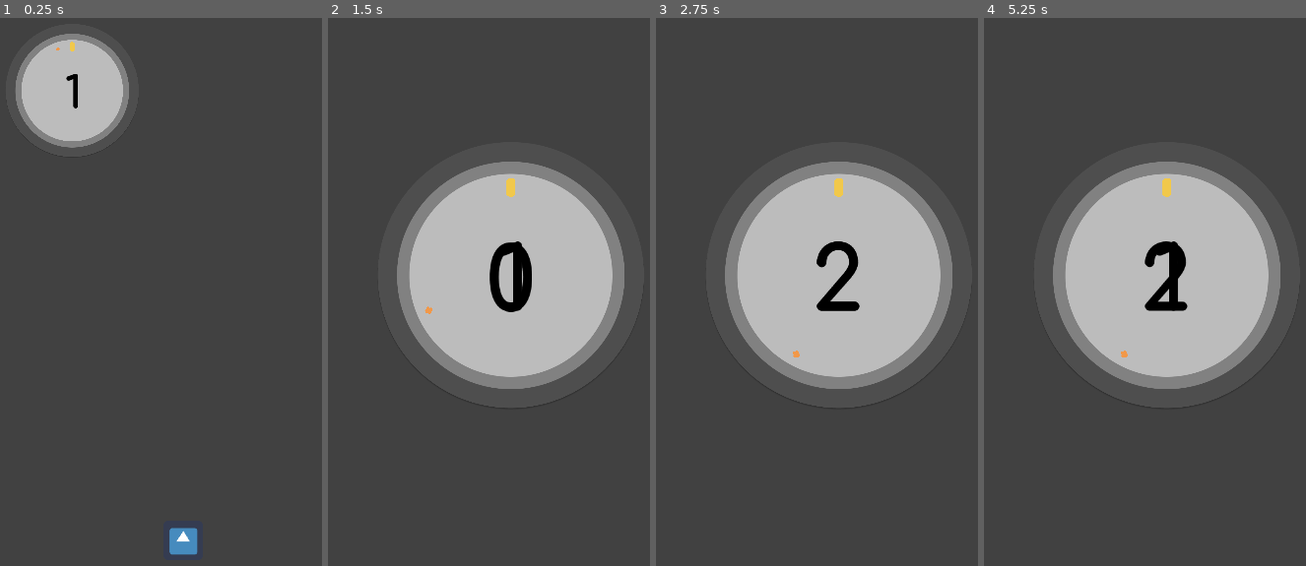
Above: before the commit, frames 1-4 (left to right).
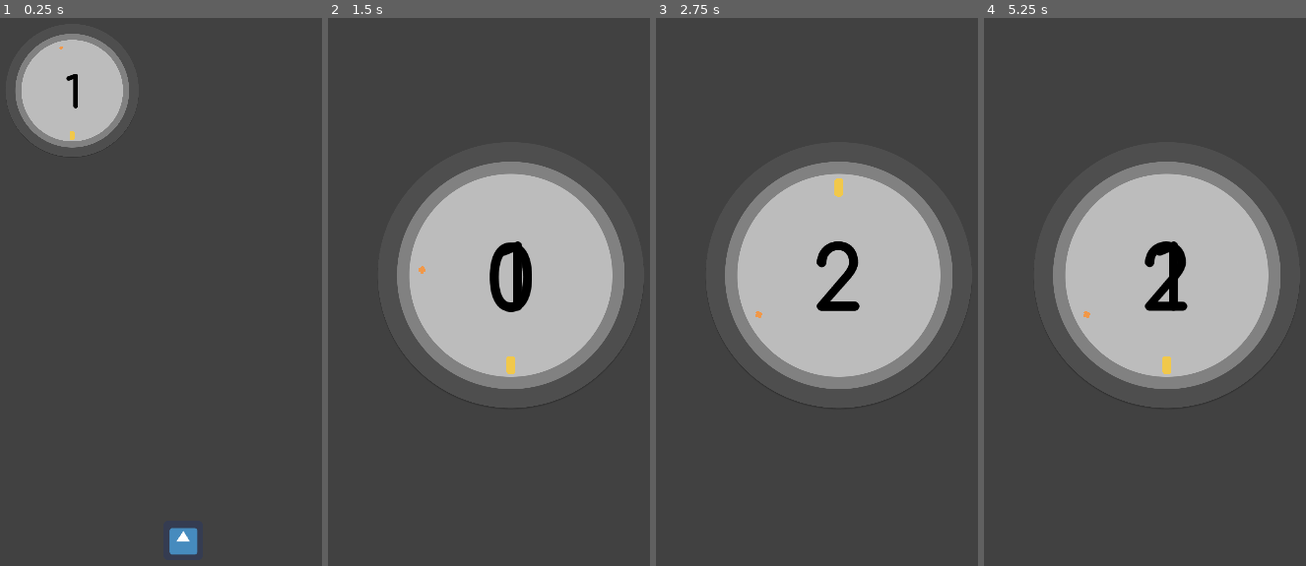
Above: after the commit, the same moments.

Repository: takecare/popthelock
Game: Godot game, scene res://scenes/Start.tscn
Two runs of this game, one before a commit and one after it. Both use one fixed random seed, a clock stepped at 60 frames per second and the inputs below. The engine's default icon, where the game draws it, is replaced by a stand-in: a white triangle on a blue panel in a dark square.
Inputs (mouse positions are in pixels of both pictures, inside the frame that each line leads up to):
- Up to frame 1 (0.25 s): no input
- Up to frame 2 (1.5 s): click (511, 538) at 0.5 s; tap Enter at 1.25 s; move the mouse to (608, 259) at 1.27 s; hold W from 1.28 s (still down); tap N at 1.35 s
- Up to frame 3 (2.75 s): tap Space at 2 s; move the mouse to (749, 341) at 2.02 s; release W at 2.03 s; hold S from 2.03 s (still down); click (749, 341) at 2.1 s; tap N at 2.3 s
- Up to frame 4 (5.25 s): tap Enter at 2.75, 4.25 s; move the mouse to (1212, 127) at 2.77 s; release S at 2.78 s; hold W 2.78-4.28 s; tap N at 2.85, 3.8, 4.55 s; tap Space at 3.5, 5 s; move the mouse to (1145, 456) at 3.52 s; tap G at 3.6 s; move the mouse to (1299, 418) at 4.27 s; hold S from 4.28 s (still down); tap H at 4.35 s; move the mouse to (1035, 182) at 5.02 s; tap J at 5.1 s

The runs differ from the first frame. In frame 1, less than 0.1% of the frame differs, in the area x 17-24%, y 4-23%; in frame 2, 0.2%, in the area x 28-59%, y 29-65%; in frame 3, less than 0.1%; in frame 4, 0.2%.
Error before the commit: Invalid call. Nonexistent function 'set_rotation_around'. (res://scripts/Target.gd:21)

Commit message:
replace previous rotation methods with trig-based ones

Diff:
--- a/scripts/Crosshair.gd
+++ b/scripts/Crosshair.gd
@@ -23,8 +23,7 @@
 # instead of just one
 
 func increase_rotation_around(point: Vector2, angle: float):
-  .increase_rotation_around(point, angle)
-#  print("> XHAIR: set rotation to " + str(angle))
+  .set_rotation_around(point, angle)
 
 func _on_Target_area_entered(_area: Area2D) -> void:
   is_inside = true
--- a/scripts/Main.gd
+++ b/scripts/Main.gd
@@ -16,7 +16,7 @@
 
 const progression = [1, 3, 5, 7, 9, 11, 13]
 
-export(float) var initial_speed = 15
+export(float) var initial_speed = 1
 export(float) var rotation_step = 5
 export(float) var yOffset = 74
 
@@ -47,10 +47,13 @@
   score.center_on(lock_center)
   score.set_score(count)
   randomize()
+  target.set_rotation_around(lock_center, deg2rad(180))
 
 func _process(delta: float) -> void:
   if should_crosshair_rotate:
-    var angle = rotation_step * crosshair_speed * delta * crosshair_rotation_direction
+    var _angle = rotation_step * crosshair_speed * delta * crosshair_rotation_direction
+    #var angle = angle + 0.25 * delta
+    var angle = crosshair_speed * delta * crosshair_rotation_direction
     crosshair.increase_rotation_around(lock_center, angle)
 
 func _physics_process(_delta: float) -> void:
@@ -62,8 +65,6 @@
   print("[MAIN] HIT score="+str(score.get_score())+", count="+str(count)+", level="+str(level)+". in progress? "+str($Game/Score.in_progress)+". resting? "+str($Game/Score.mode == 0))
   if $Game/Score.in_progress:
     return
-  crosshair_speed += 3 # TODO increase speed at reasonable pace
-  crosshair_rotation_direction *= -1
   decrease_count()
   if count == 0:
     increase_level()
@@ -77,10 +78,14 @@
   level += 1
   if level >= len(progression):
       return
+
+  crosshair_speed += initial_speed # TODO increase speed at reasonable pace
+  crosshair_rotation_direction *= -1
+
   count = progression[level]
   score.next_level(count) # score.set_score(count)
   # TODO next angle has to place the target in the same direction as the xhair's movement
-  target.set_rotation_around(lock_center, randi() % 360)
+  target.set_rotation_around(lock_center, deg2rad(randi() % 360))
 
 func _on_Crosshair_target_missed() -> void:
   if !is_playing:
@@ -95,7 +100,7 @@
 func reset_target() -> void:
   #score.reset()
   should_crosshair_rotate = false
-  target.set_rotation_around(lock_center, 0)
+  target.reset()
   # ^ it seems that rotation is cumulative so when we call set_rotation_around(x)
   # we're just adding to the rotation that is already there
 
--- a/scripts/Rotatable.gd
+++ b/scripts/Rotatable.gd
@@ -1,7 +1,31 @@
 extends Area2D
 
-func increase_rotation_around(point: Vector2, angle: float):
-  var rot = deg2rad(angle)
-  global_translate(-point)
-  transform = transform.rotated(rot)
-  global_translate(point)
+var _last_angle: float = 0.0
+
+func set_rotation_around(point: Vector2, angle: float):
+  _rotate(point, angle)
+
+func _rotate(around: Vector2, angle: float):
+  _rotate_around(around, angle)
+  _rotate_facing(around)
+  _last_angle = angle
+
+
+func _rotate_around(point: Vector2, angle: float):
+  var distX = position.x - point.x
+  var distY = position.y - point.y
+  var rotatedX = cos(angle) * distX - sin(angle) * distY + point.x;
+  var rotatedY = sin(angle) * distX + cos(angle) * distY + point.y;
+  position = Vector2(rotatedX, rotatedY)
+
+
+func _rotate_facing(point: Vector2):
+  var distX = position.x - point.x
+  var distY = position.y - point.y
+  rotation = atan2(distY, distX) + deg2rad(-90)
+
+
+func reset_rotation(around: Vector2) -> void:
+  # TODO i don't know why tis is 360/2
+  var diff = deg2rad(360 / 2) - _last_angle
+  _rotate(around, diff)
--- a/scripts/Target.gd
+++ b/scripts/Target.gd
@@ -9,6 +9,8 @@
 onready var crosshair = get_node(crosshair_path) if crosshair_path != null else null
 onready var crosshair_name = crosshair.name if crosshair != null else ""
 
+var _last_point: Vector2
+
 func _ready() -> void:
   pass
 
@@ -19,3 +21,7 @@
 
 func set_rotation_around(point: Vector2, angle: float):
   .set_rotation_around(point, angle)
+  _last_point = point
+
+func reset() -> void:
+  reset_rotation(_last_point)
